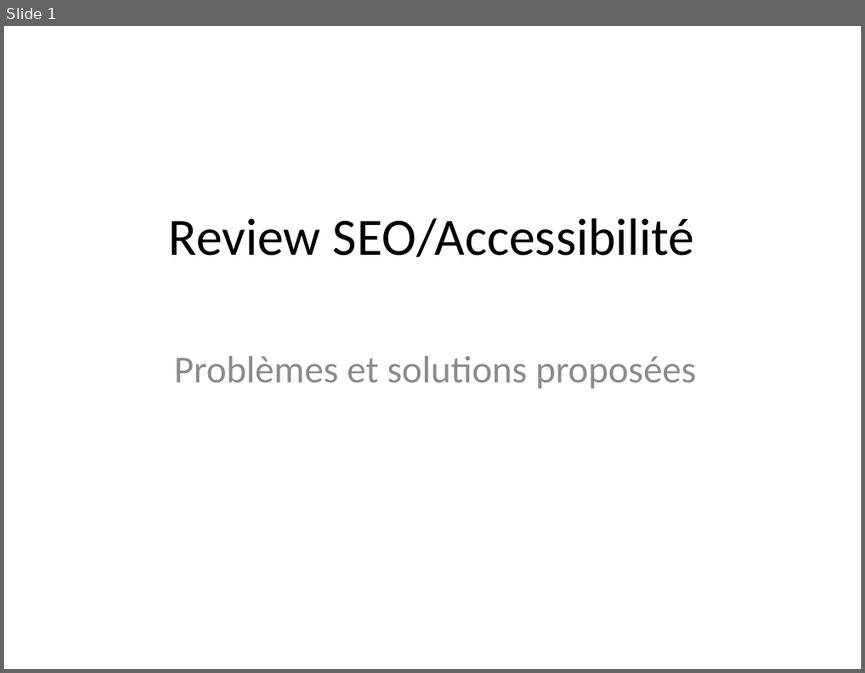
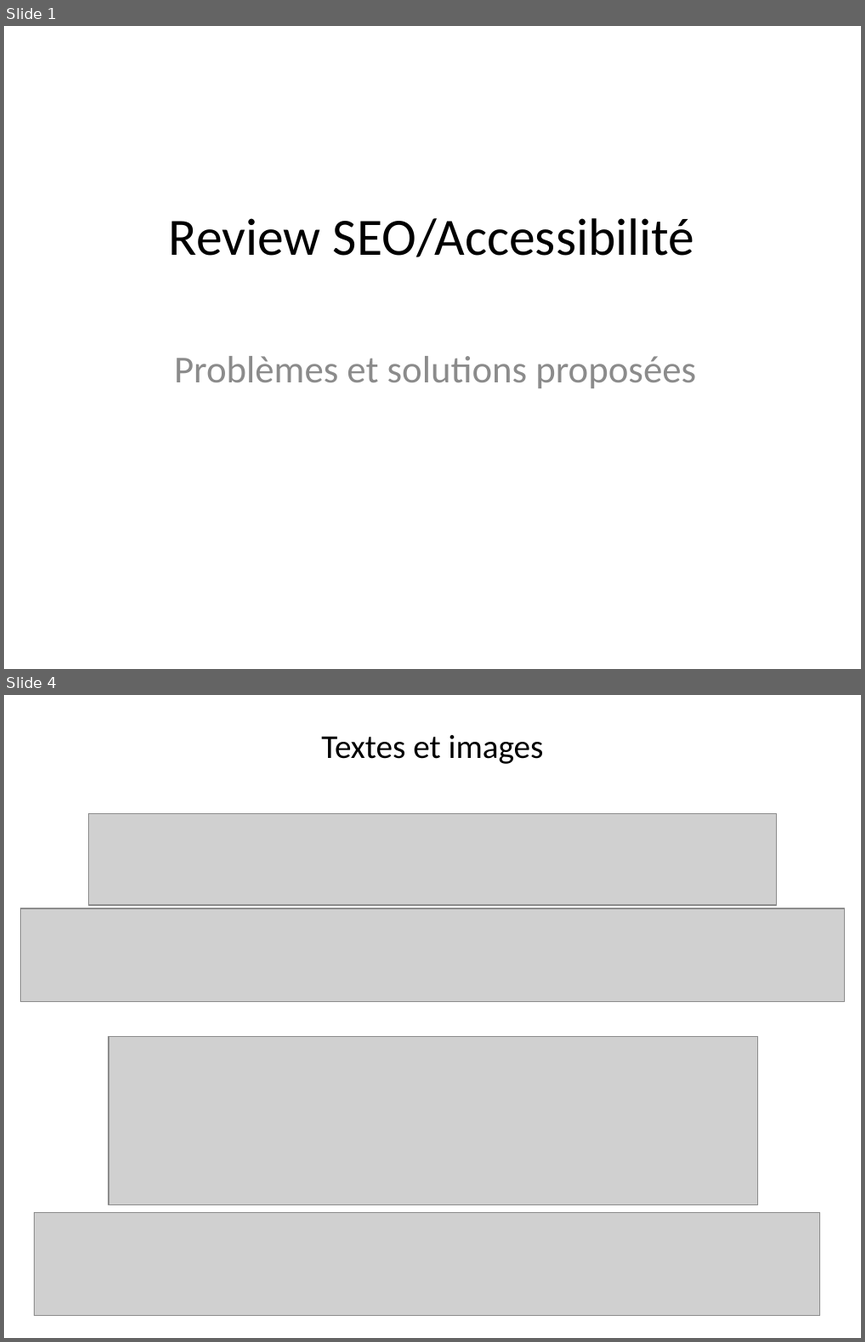
Before and after one commit to ttrasacc/ThomasTrasacco_03_15082021, a slide deck: projet4.pptx. Shown one above the other, each under a label of ours: slide 1 before the commit, slides 1 and 4 after it; the slides between them are not shown. The pictures are 865x673 and 865x1342 pixels, drawn with LibreOffice and Linux fonts; fonts in the diff are those of the drawing; grey boxes stand for pictures. Boxes give left, top, right and bottom in pixels: in the first picture for what was removed or moved away, otherwise in the second. Text is boxed around its words. In the diff, an @@ line names an element or a change of style, - is before the commit and + after.

```diff
--- a/projet4.pptx
+++ b/projet4.pptx
@@ slide 4 added at bbox=[4, 695, 861, 1338], background #FFFFFF @@
@@ text added at bbox=[321, 735, 544, 764], 28 pt, text #000000 @@
+Textes et images
@@ picture added at bbox=[88, 814, 776, 905] @@
@@ picture added at bbox=[21, 908, 845, 1002] @@
@@ picture added at bbox=[109, 1037, 758, 1205] @@
@@ picture added at bbox=[34, 1212, 820, 1315] @@
```
Also in this commit, not shown: 12 other slides added, 9 slides removed, 4 other files.
